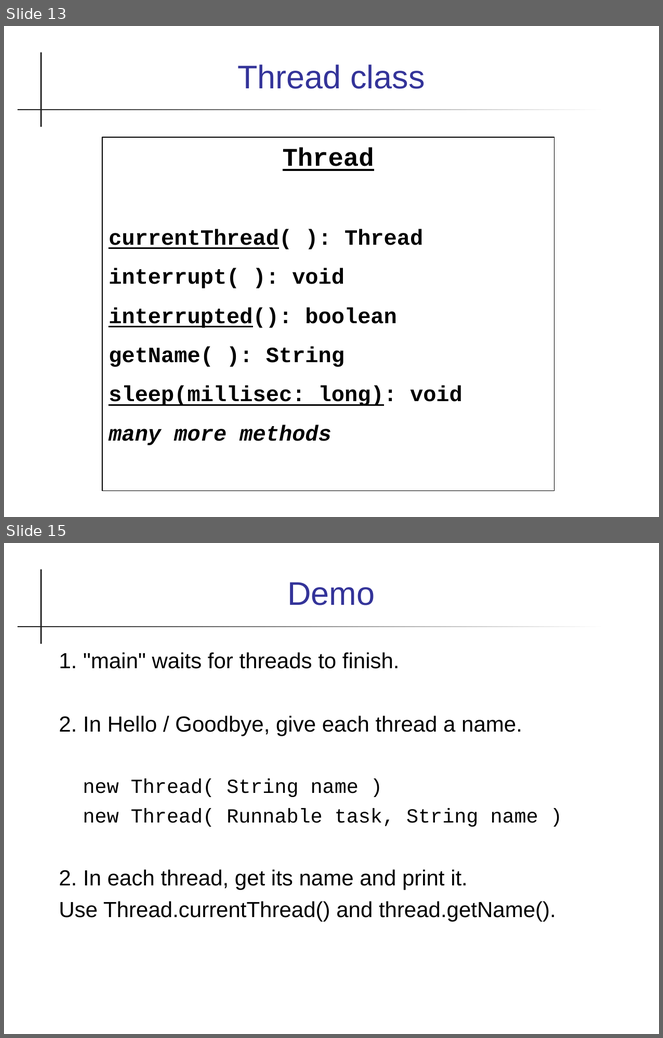
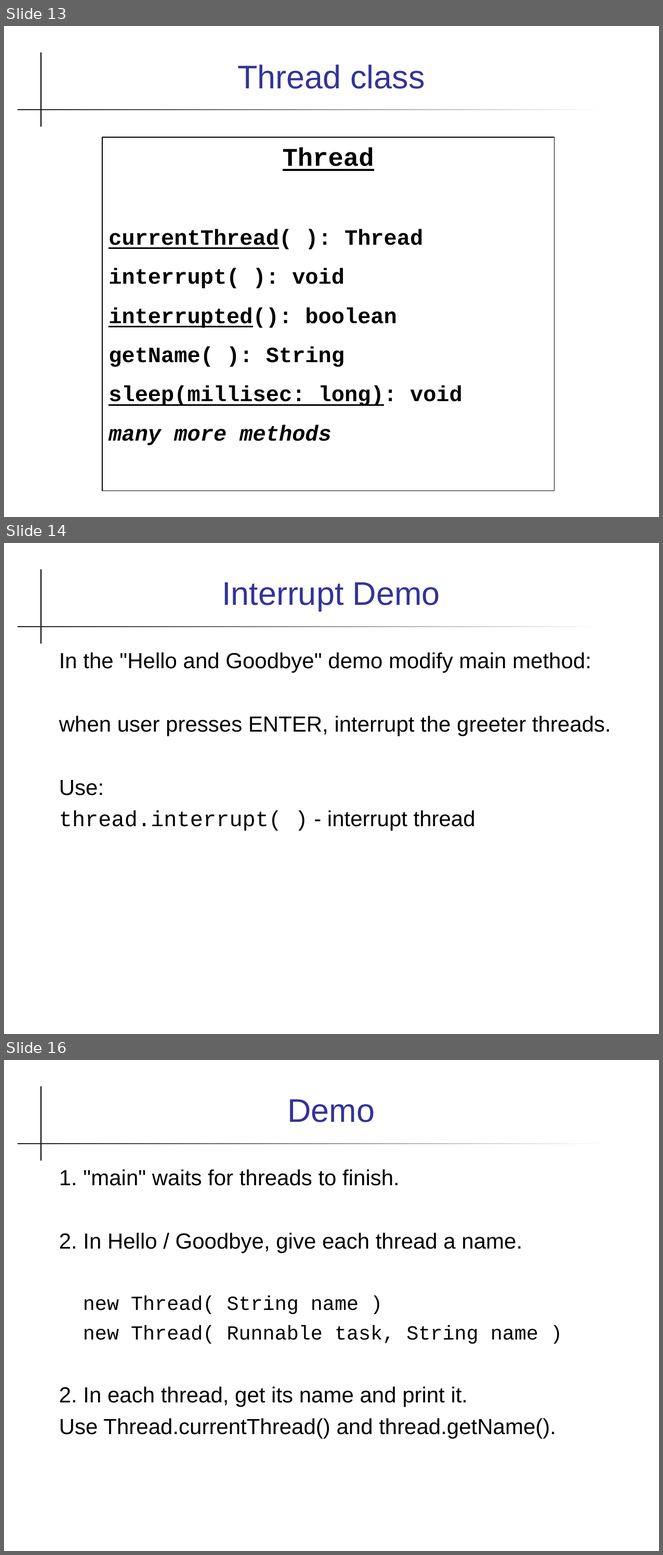
Before and after one commit to skeoop/skeoop.github.io, a slide deck: week12/Threads.ppt. Shown one above the other, each under a label of ours: slides 13 and 15 before the commit, slides 13, 14 and 16 after it; the slides between them are not shown. The pictures are 663x1038 and 663x1555 pixels, drawn with LibreOffice and Linux fonts; fonts in the diff are those of the drawing. Boxes give left, top, right and bottom in pixels: in the first picture for what was removed or moved away, otherwise in the second. Text is boxed around its words. In the diff, an @@ line names an element or a change of style, - is before the commit and + after.

```diff
--- a/week12/Threads.ppt
+++ b/week12/Threads.ppt
@@ slide 14 added at (x1=4, y1=543, x2=659, y2=1034), background #FFFFFF; not listed: 2 template elements that a slide beside it also shows @@
@@ title added at (x1=222, y1=582, x2=440, y2=611), 36 pt, text #333399 @@
+Interrupt Demo
@@ text added at (x1=59, y1=652, x2=611, y2=831), 24 pt, text #000000 @@
+In the "Hello and Goodbye" demo modify main method:
+when user presses ENTER, interrupt the greeter threads.
+Use:
+thread.interrupt( ) - interrupt thread
@@ what was slide 15 is now slide 16 @@
```
Also in this commit, not shown: 6 slides changed, 1 other slide added.
